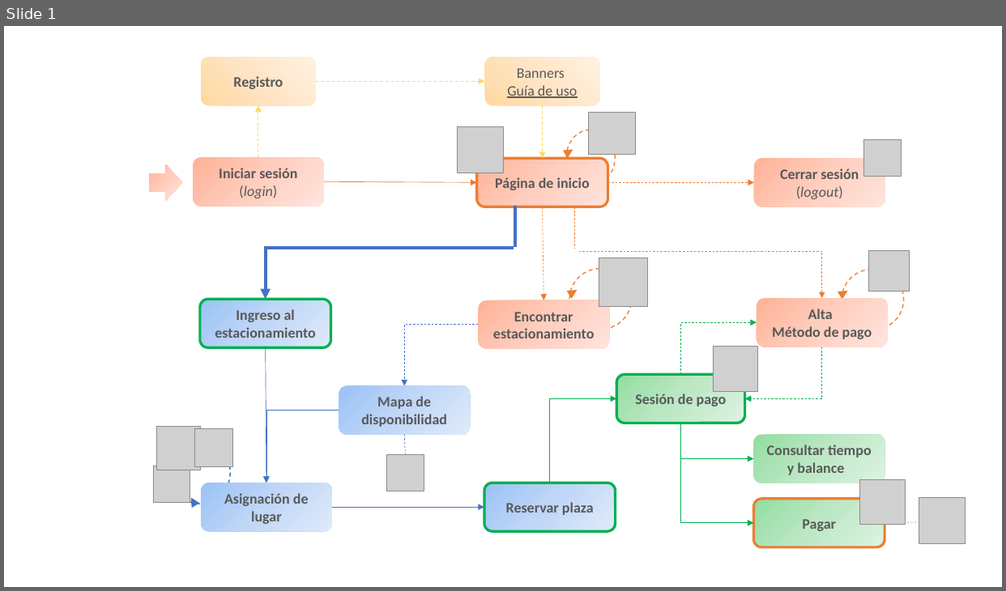
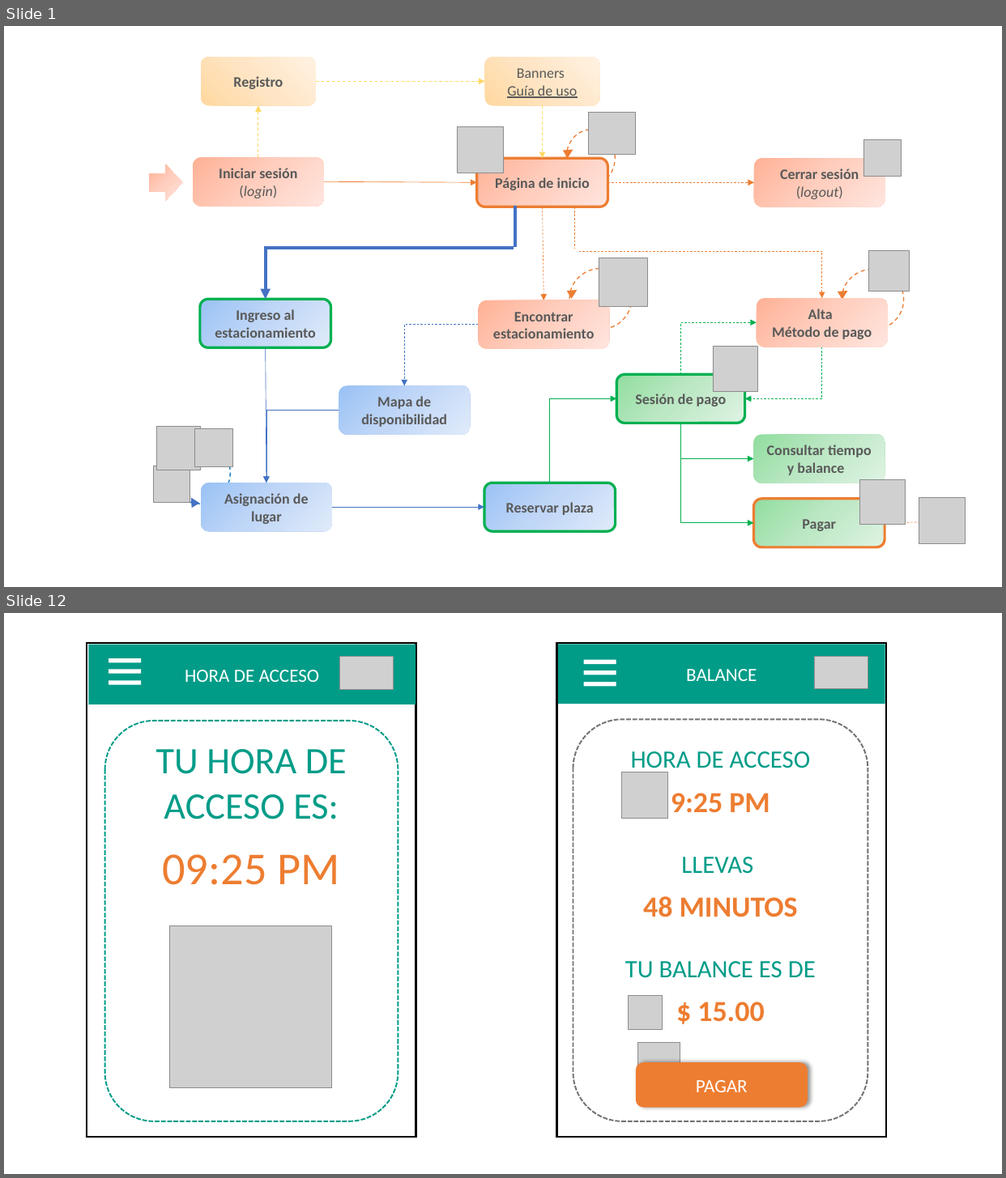
Before and after one commit to ajbeem/iotserver, a slide deck: documentation/MapaNavegacion.pptm. Shown one above the other, each under a label of ours: slide 1 before the commit, slides 1 and 12 after it; the slides between them are not shown. The pictures are 1006x591 and 1006x1178 pixels, drawn with LibreOffice and Linux fonts; fonts in the diff are those of the drawing; grey boxes stand for pictures. Boxes give left, top, right and bottom in pixels: in the first picture for what was removed or moved away, otherwise in the second. Text is boxed around its words. In the diff, an @@ line names an element or a change of style, - is before the commit and + after.

```diff
--- a/documentation/MapaNavegacion.pptm
+++ b/documentation/MapaNavegacion.pptm
@@ slide 12 added at [4,613,1002,1174], background #FFFFFF @@
@@ rectangle added at [87,643,415,1137], fill #FFFFFF, outline #000000 1.75 pt, 36 pt, text #009C88 @@
+TU HORA DE ACCESO ES:
+09:25 PM
@@ rectangle added at [88,645,415,705], fill #009C88, 18 pt, text #FFFFFF @@
+HORA DE ACCESO
@@ rectangle added at [108,658,141,663], fill #FFFFFF @@
@@ picture added at [339,657,394,689] @@
@@ rectangle added at [557,643,887,1137], fill #FFFFFF, outline #000000 1.75 pt @@
@@ rectangle added at [558,645,885,705], fill #009C88, 18 pt, text #FFFFFF @@
+BALANCE
@@ rectangle added at [583,659,616,664], fill #FFFFFF @@
@@ picture added at [814,657,868,689] @@
@@ rectangle added at [108,669,141,674], fill #FFFFFF @@
@@ rectangle added at [108,680,141,685], fill #FFFFFF @@
@@ rectangle added at [583,671,616,675], fill #FFFFFF @@
@@ rectangle added at [583,682,616,687], fill #FFFFFF @@
@@ rounded rectangle added at [105,721,398,1122], outline #009C88 1.5 pt dashed @@
@@ rounded rectangle added at [573,719,868,1122], outline #767171 1.5 pt dashed, 24 pt, text #009C88 @@
+HORA DE ACCESO
+9:25 PM
+LLEVAS
+48 MINUTOS
+TU BALANCE ES DE
+$ 15.00
@@ picture added at [622,773,669,819] @@
@@ picture added at [169,926,332,1089] @@
@@ picture added at [186,926,214,948] @@
@@ picture added at [628,995,662,1030] @@
@@ picture added at [638,1043,681,1078] @@
@@ rounded rectangle added at [636,1063,808,1108], fill #ED7D31, 18 pt, text #FFFFFF @@
+PAGAR
@@ slide 1 changed as well @@
@@ line removed from (404, 435) to (405, 455) @@
@@ picture removed at [387,455,424,492] @@
```
Also in this commit, not shown: 6 other slides changed, 11 other slides added.
